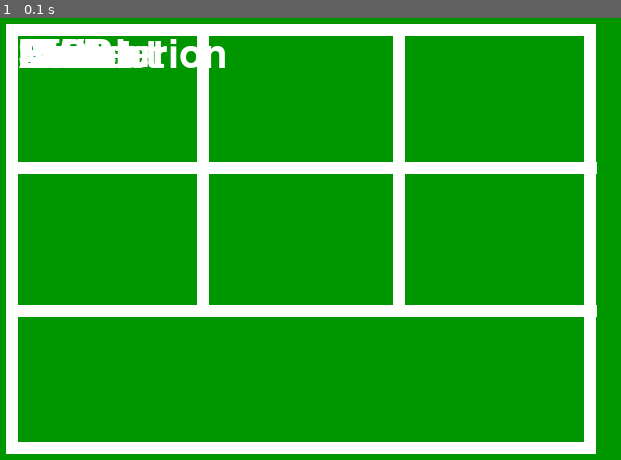
Above: before the commit, frame 1.
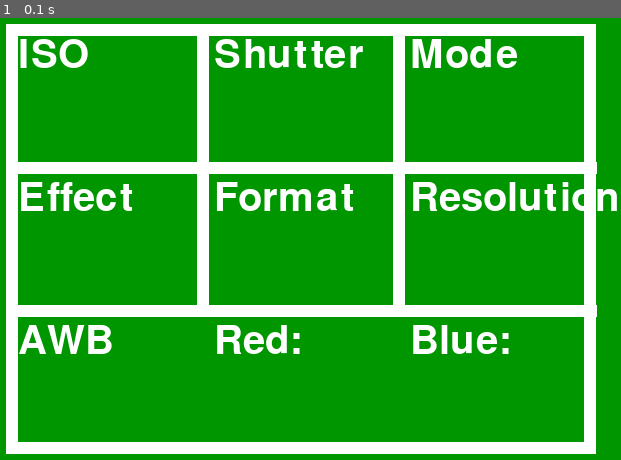
Above: after the commit, the same moment.

Repository: phileasdg/OpenMosseCam
Game: pygame game, started from pygame UI tests/pygame_pi_UI_test_2.py
Same seed, same stepped clock (60 frames per second), same inputs: the game is played once before the commit and once after it.
Inputs:
- Up to frame 1 (0.1 s): no input

The runs differ from the first frame. In frame 1, 6.4% of the frame differs, in the area x 3-100%, y 4-77%.

Commit message:
Progress in the display design on _pi_UI_test_2.py:
Background UI Grid working.
Settings Headers appearing in different areas. They need adjustments but at least they are now in their assigned spaces.

Diff:
--- a/pygame UI tests/pygame_pi_UI_test_2.py
+++ b/pygame UI tests/pygame_pi_UI_test_2.py
@@ -22,7 +22,17 @@
 BACKGROUND= (0, 150, 0)
 WHITE = (255, 255, 255)
 
-settingsList = ["ISO", "Shutter", "Mode", "Effect", "Format", "Resolution", "AWB", "Red:", "Blue:"]
+settingsXY = {
+    "ISO": (a+lineThickness, a+lineThickness),
+    "Shutter": (a+lineThickness+horizontalThird, a+lineThickness),
+    "Mode": (a+lineThickness+2*horizontalThird, a+lineThickness),
+    "Effect": (a+lineThickness, a+lineThickness+verticalThird),
+    "Format": (a+lineThickness+horizontalThird, a+lineThickness+verticalThird),
+    "Resolution": (a+lineThickness+2*horizontalThird, a+lineThickness+verticalThird),
+    "AWB": ((a+lineThickness, a+lineThickness+2*verticalThird)),
+    "Red:": (a+lineThickness+horizontalThird, a+lineThickness+2*verticalThird),
+    "Blue:": (a+lineThickness+2*horizontalThird, a+lineThickness+2*verticalThird),
+    }
 
 pygame.init()
 # pygame.mouse.set_visible(False)
@@ -31,25 +41,26 @@
 
 DISPLAYSURF.fill(BACKGROUND )
 
-# background grid
-pygame.draw.rect(DISPLAYSURF, WHITE, (a, a, width - (2*a), height - (2*a)), lineThickness)  # rect tuple (coordinates of A, width, height), line thickness
-pygame.draw.line(DISPLAYSURF, WHITE, (a, a+verticalThird), (width-a, a+verticalThird), lineThickness)  # point A, point B, thickness
-pygame.draw.line(DISPLAYSURF, WHITE, (a, a+2*verticalThird), (width-a, a+2*verticalThird), lineThickness)  # point A, point B, thickness
-pygame.draw.line(DISPLAYSURF, WHITE, (a+horizontalThird, a), (a+horizontalThird, a+2*verticalThird), lineThickness)  # point A, point B, thickness
-pygame.draw.line(DISPLAYSURF, WHITE, (a+2*horizontalThird, a), (a+2*horizontalThird, a+2*verticalThird), lineThickness)  # point A, point B, thickness
+def draw_settings_menu():
+    # background grid
+    pygame.draw.rect(DISPLAYSURF, WHITE, (a, a, width - (2*a), height - (2*a)), lineThickness)  # rect tuple (coordinates of A, width, height), line thickness
+    pygame.draw.line(DISPLAYSURF, WHITE, (a, a+verticalThird), (width-a, a+verticalThird), lineThickness)  # point A, point B, thickness
+    pygame.draw.line(DISPLAYSURF, WHITE, (a, a+2*verticalThird), (width-a, a+2*verticalThird), lineThickness)  # point A, point B, thickness
+    pygame.draw.line(DISPLAYSURF, WHITE, (a+horizontalThird, a), (a+horizontalThird, a+2*verticalThird), lineThickness)  # point A, point B, thickness
+    pygame.draw.line(DISPLAYSURF, WHITE, (a+2*horizontalThird, a), (a+2*horizontalThird, a+2*verticalThird), lineThickness)  # point A, point B, thickness
 
-# display text settings headers
-fontObj = pygame.font.Font("freesansbold.ttf", 40)  # font, font size TODO: figure out formula for font size
+    # display text settings headers
+    fontObj = pygame.font.Font("freesansbold.ttf", 40)  # font, font size TODO: figure out formula for font size
 
-numberOfHorizontalThirds = 0
-numberOfVerticalThirds = 0
+    for k, v in settingsXY.items():
+        k = fontObj.render(k, True, WHITE)  # text, anti-aliasing, text colour, bg colour
+        textRectObj = k.get_rect()
+        textRectObj.topleft = (v)
 
-for i in range(8):
-    i = fontObj.render(settingsList[i], True, WHITE)  # text, anti-aliasing, text colour, bg colour
-    textRectObj = i.get_rect()
-    textRectObj.topleft = (a + lineThickness), (a + lineThickness)
+        DISPLAYSURF.blit(k, textRectObj)
 
-    DISPLAYSURF.blit(i, textRectObj)
+# setup functions calling
+draw_settings_menu()
 
 while True:  # main game loop
     for event in pygame.event.get():
